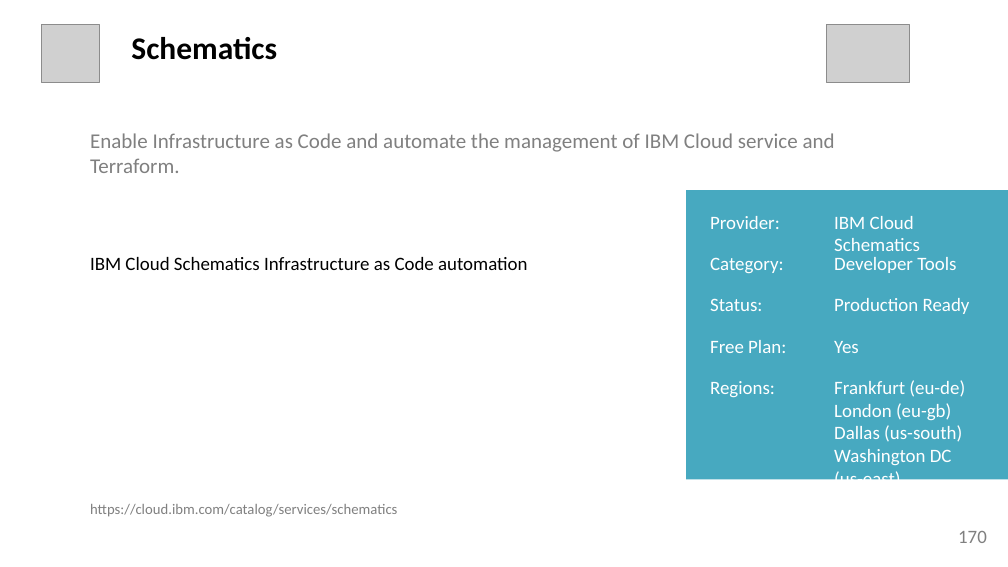
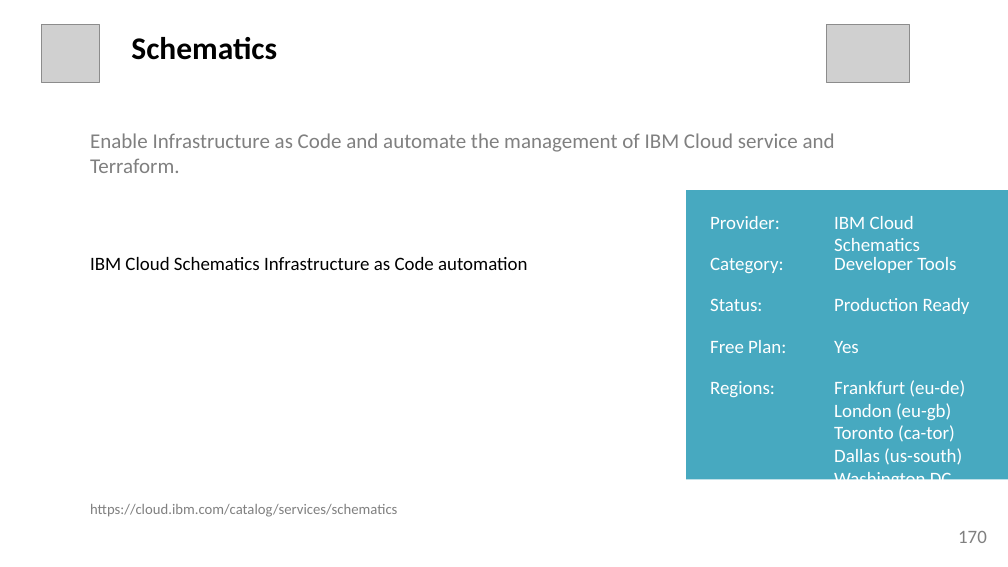
Before and after one commit to l2fprod/mycatalog, a slide deck: slide 170 of docs/generated/mycatalog.pptx. Drawn at 1008x567 pixels with LibreOffice and Linux fonts; fonts in the diff are those of the drawing; grey boxes stand for pictures. Boxes give left, top, right and bottom in pixels: in the first picture for what was removed or moved away, otherwise in the second. Text is boxed around its words. In the diff, an @@ line names an element or a change of style, - is before the commit and + after.

```diff
--- a/docs/generated/mycatalog.pptx
+++ b/docs/generated/mycatalog.pptx
@@ text at [834,380,965,480]: text changed @@
-Frankfurt (eu-de) London (eu-gb) Dallas (us-south) Washington DC (us-east)
+Frankfurt (eu-de) London (eu-gb) Toronto (ca-tor) Dallas (us-south) Washington DC (us-east)
```
Also in this commit, not shown: 7 other files.
